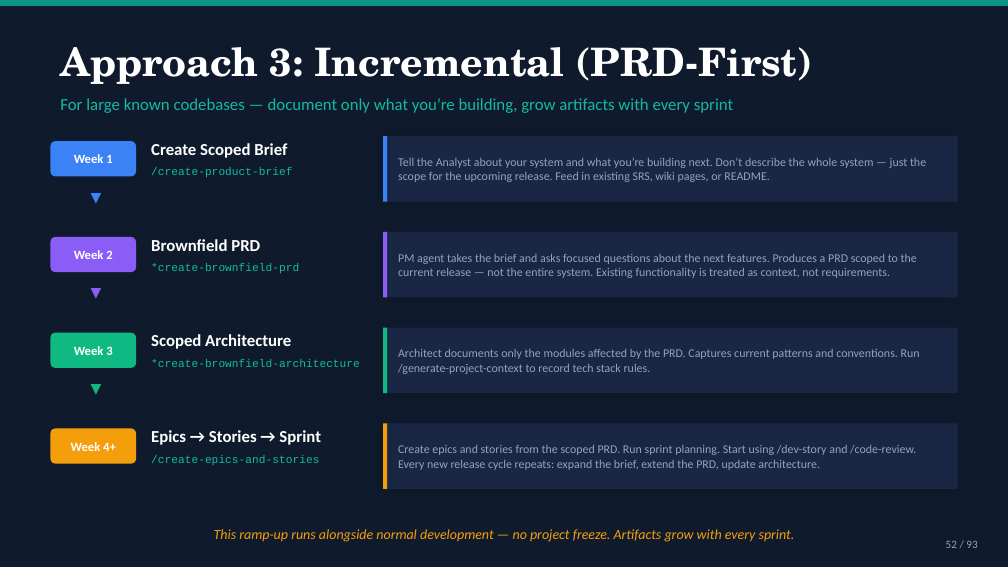
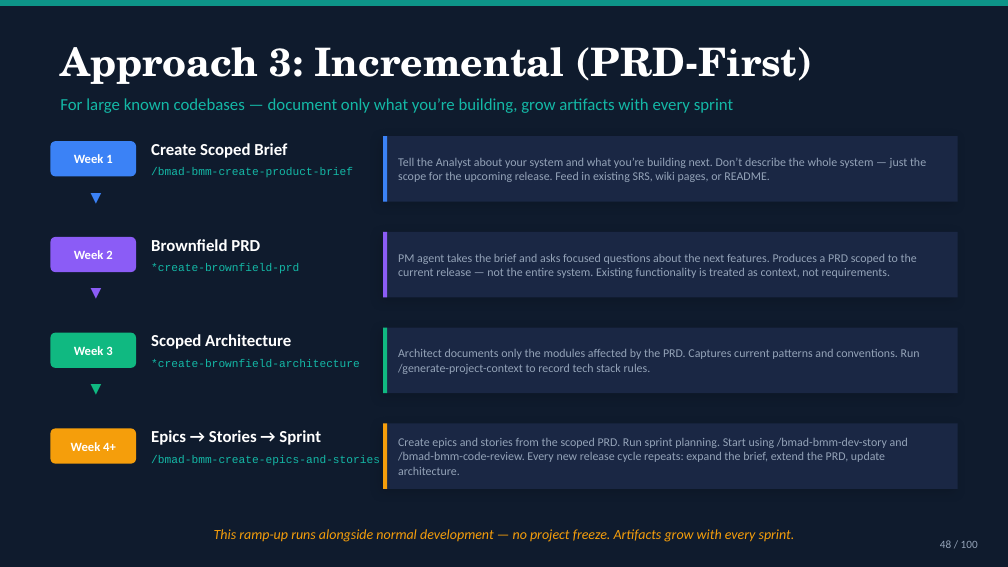
Before and after one commit to mayafit/AI_Agents, a slide deck: slide 48 of _bmad-output/methodology/BMAD_AI_Development_Training.pptx (slide 52 before the commit). Drawn at 1008x567 pixels with LibreOffice and Linux fonts; fonts in the diff are those of the drawing. Boxes give left, top, right and bottom in pixels: in the first picture for what was removed or moved away, otherwise in the second. Text is boxed around its words. In the diff, an @@ line names an element or a change of style, - is before the commit and + after.

```diff
--- a/_bmad-output/methodology/BMAD_AI_Development_Training.pptx
+++ b/_bmad-output/methodology/BMAD_AI_Development_Training.pptx
@@ text at bbox=[151, 167, 353, 177]: text changed @@
-/create-product-brief
+/bmad-bmm-create-product-brief
@@ text at bbox=[398, 438, 908, 475]: text changed @@
-Create epics and stories from the scoped PRD. Run sprint planning. Start using /dev-story and /code-review. Every new release cycle repeats: expand the brief, extend the PRD, update architecture.
+Create epics and stories from the scoped PRD. Run sprint planning. Start using /bmad-bmm-dev-story and /bmad-bmm-code-review. Every new release cycle repeats: expand the brief, extend the PRD, update architecture.
@@ text at bbox=[151, 455, 380, 465]: text changed @@
-/create-epics-and-stories
+/bmad-bmm-create-epics-and-stories
@@ text at bbox=[940, 540, 978, 548]: text changed @@
-52 / 93
+48 / 100
```
Also in this commit, not shown: 72 other slides changed, 25 slides added, 18 slides removed, 5 other files.
